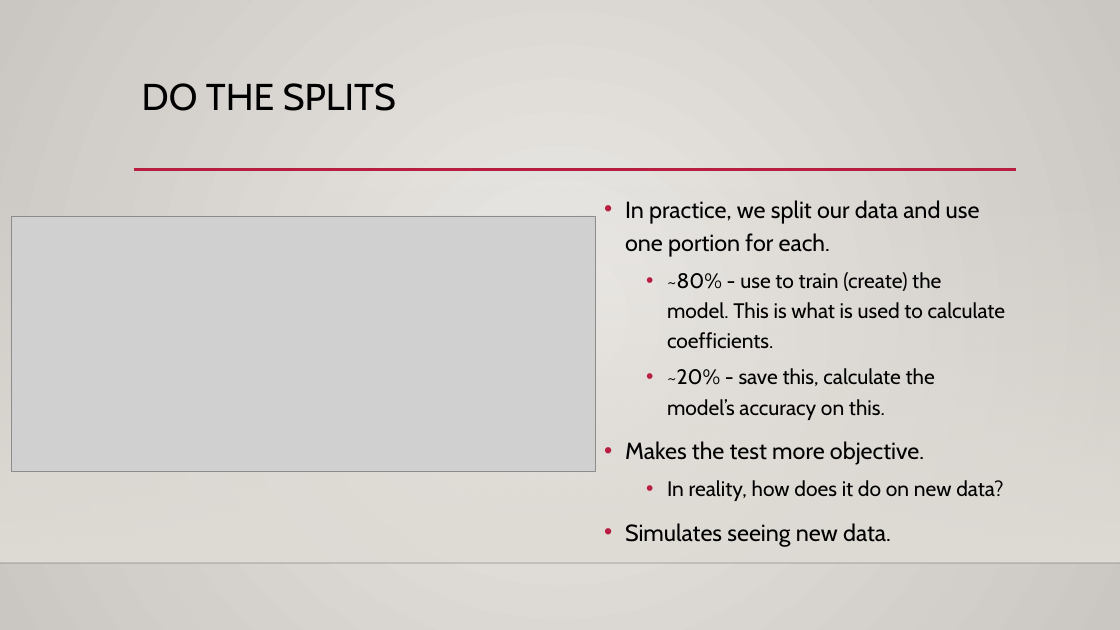
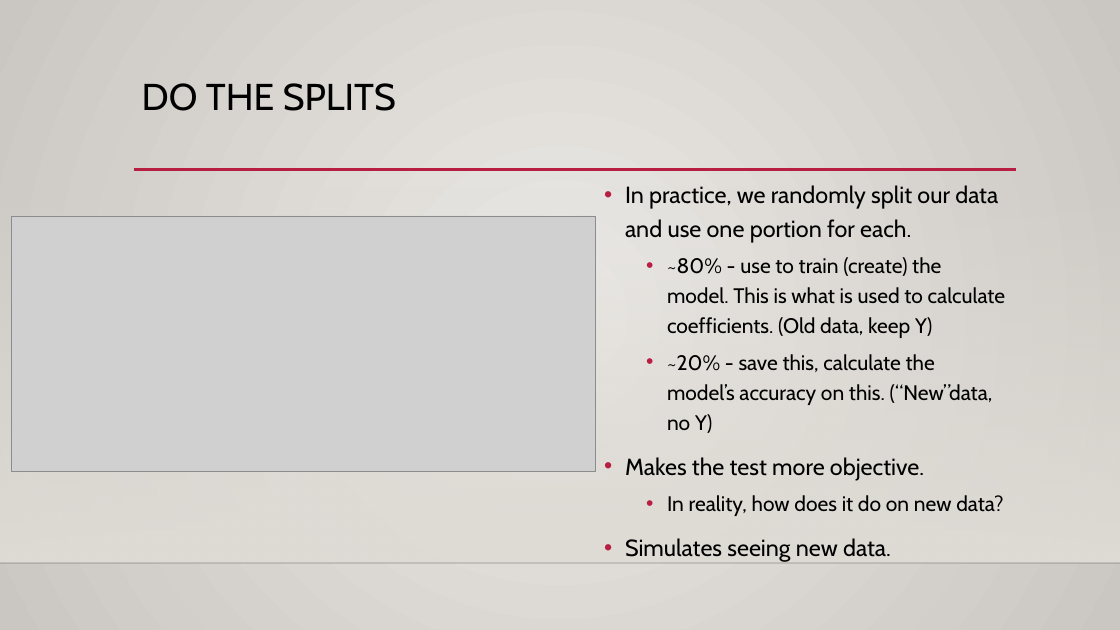
Before and after one commit to AkeemSemperDataScience/Basic_Stats_in_Python_Student_Repository, a slide deck: slide 32 of reference_material/slides/022_encoding.pptx (slide 26 before the commit). Drawn at 1120x630 pixels with LibreOffice and Linux fonts; fonts in the diff are those of the drawing; grey boxes stand for pictures; background and template pictures are left out. Boxes give left, top, right and bottom in pixels: in the first picture for what was removed or moved away, otherwise in the second. Text is boxed around its words. In the diff, an @@ line names an element or a change of style, - is before the commit and + after.

```diff
--- a/reference_material/slides/022_encoding.pptx
+++ b/reference_material/slides/022_encoding.pptx
@@ text "In practice, we randomly split ...": place and size @@
-text "In practice, we randomly split ..." at [625,200,1006,547]
+text "In practice, we randomly split ..." at [625,185,1006,562]
@@ text at [625,185,1006,433]: text changed @@
-• In practice, we split our data and use one portion for each.
-  • ~80% - use to train (create) the model. This is what is used to calculate coefficients.
-  • ~20% - save this, calculate the model’s accuracy on this.
+• In practice, we randomly split our data and use one portion for each.
+  • ~80% - use to train (create) the model. This is what is used to calculate coefficients. (Old data, keep Y)
+  • ~20% - save this, calculate the model’s accuracy on this. (“New”data, no Y)
```
Also in this commit, not shown: 5 other slides changed, 11 slides added, 7 other files.
